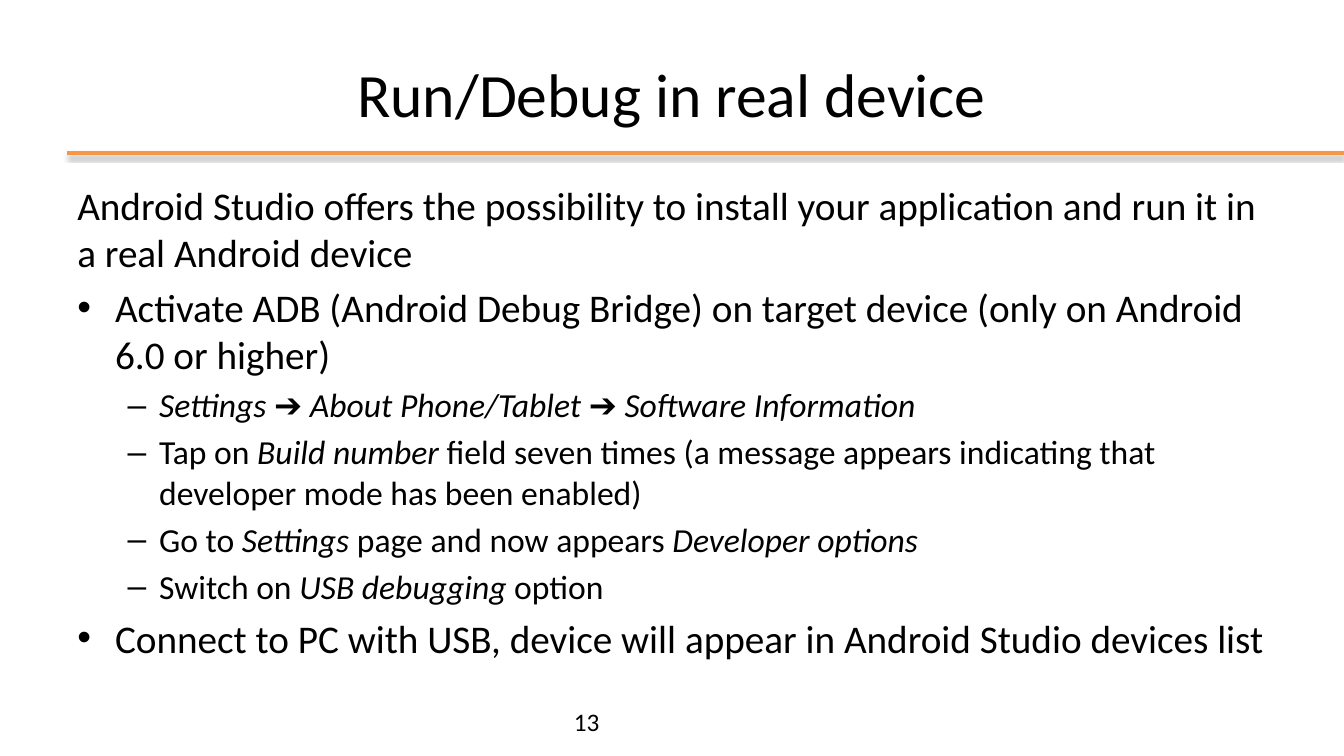
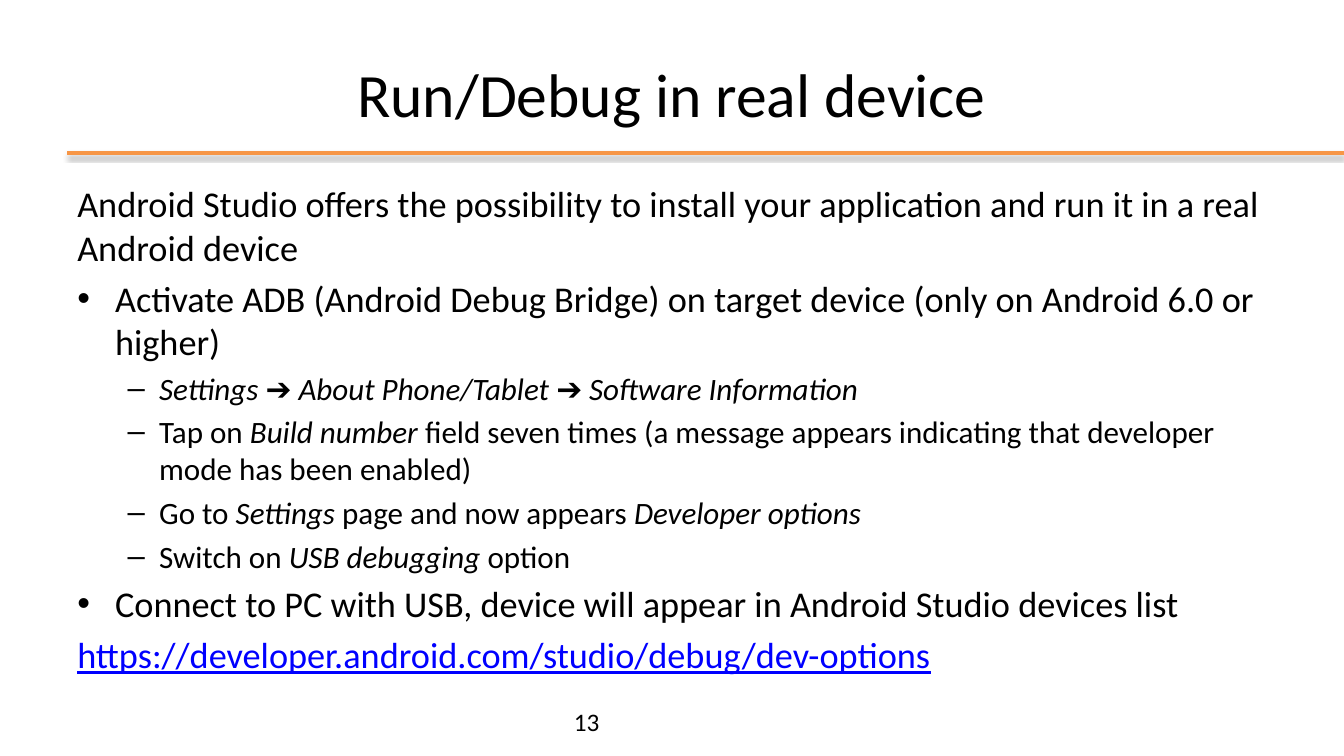
Before and after one commit to kevinmala00/ATTIVITA-PROGETTUALE, a slide deck: slide 13 of slides/02 - Android Studio.pptx. Drawn at 1344x756 pixels with LibreOffice and Linux fonts; fonts in the diff are those of the drawing; background and template pictures are left out. Boxes give left, top, right and bottom in pixels: in the first picture for what was removed or moved away, otherwise in the second. Text is boxed around its words. In the diff, an @@ line names an element or a change of style, - is before the commit and + after.

Commit message:
M2 -> COMPLETE (Add link debug in real device)

```diff
--- a/slides/02 - Android Studio.pptx
+++ b/slides/02 - Android Studio.pptx
@@ text at box(77, 191, 1258, 623): size 28 to 25.9 pt in "Android Studio offers the possibility to install ...", "Activate ADB (Android Debug Bridge) on target ...", "Connect to PC with USB, device will ..."; size 24 to 22.2 pt in "Settings ➔ About Phone/Tablet ➔ Software Information", "Tap on Build number field seven times ...", "Go to Settings page and now appears ...", "Switch on USB debugging option" @@
@@ text at box(77, 642, 930, 675): paragraph added @@
+https://developer.android.com/studio/debug/dev-options
```
